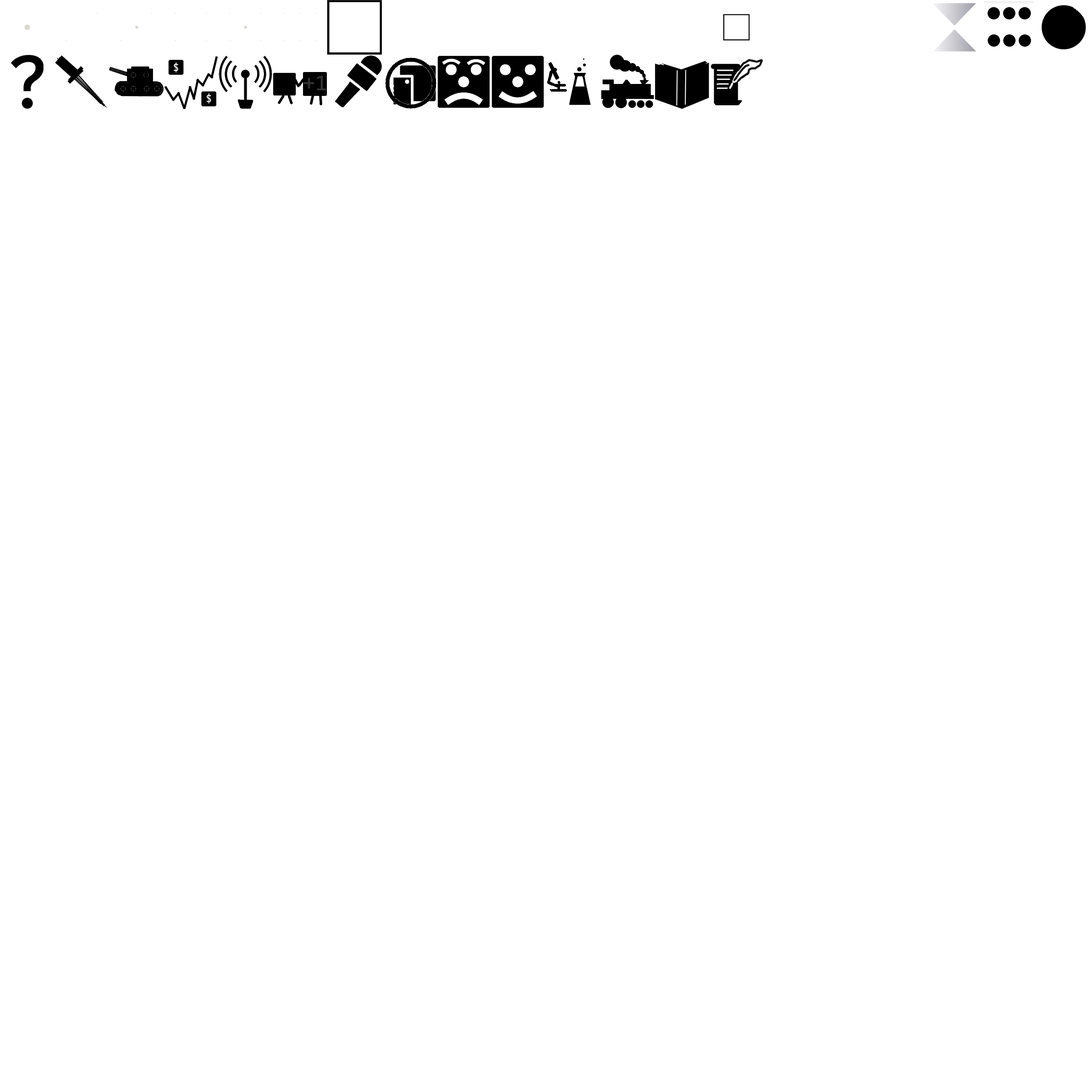
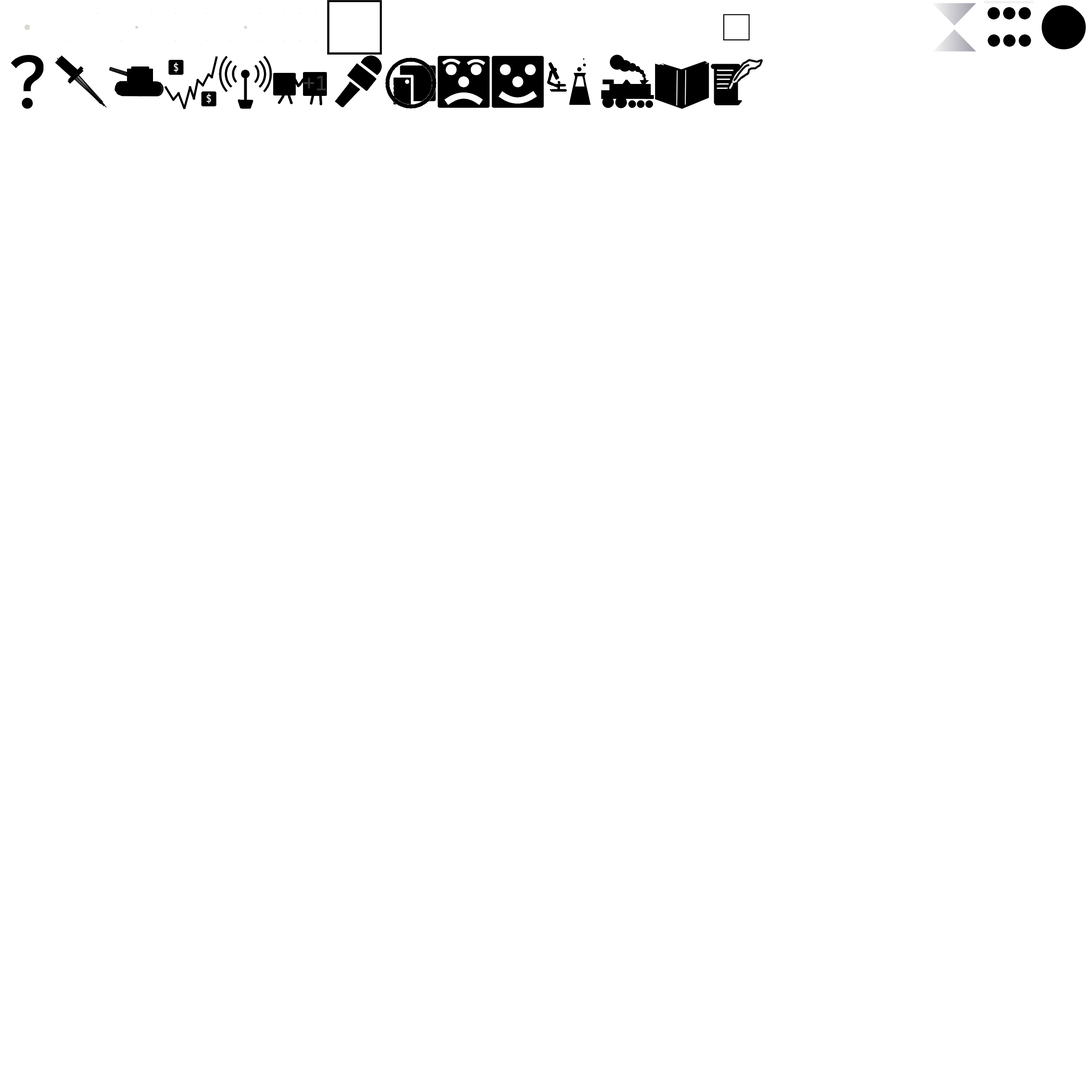
Before/after of a w=1091, h=1091 layered artwork. What changed in the layer stack:
painted on "Upgrades_Paint" over [120, 72, 161, 92]
